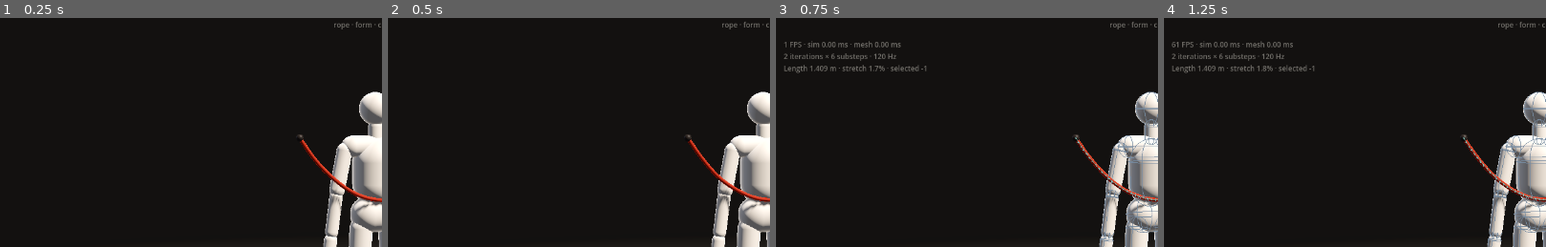
Above: before the commit, frames 1-4 (left to right).
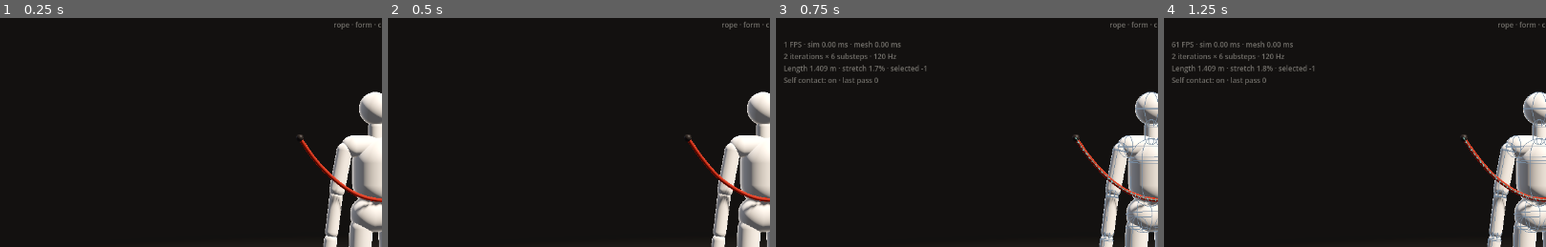
Above: after the commit, the same moments.

Repository: YoungSx/musubi
Game: Godot game, scene res://scenes/main/main.tscn
Same seed, same stepped clock (60 frames per second), same inputs: the game is played once before the commit and once after it.
Inputs:
- Up to frame 1 (0.25 s): no input
- Up to frame 2 (0.5 s): no input
- Up to frame 3 (0.75 s): click "Debug" at 0.5 s
- Up to frame 4 (1.25 s): no input
The pictures show only the part of the screen within x 1-51%, y 4-54%; the shares and areas given below are measured in that part.

Frames 1-2 are identical in both runs. In frame 3, 0.2% of the frame differs, in the area x 2-27%, y 25-30%; in frame 4, 0.2%.

Commit message:
Add bounded rope self-contact with friction and legacy snapshot compatibility

Diff:
--- a/scripts/debug/rope_debug.gd
+++ b/scripts/debug/rope_debug.gd
@@ -105,7 +105,7 @@
 		_hud.set_diagnostics("%d FPS · sim %.2f ms · mesh %.2f ms\n%d iterations × %d substeps · %d Hz\nLength %.3f m · stretch %.1f%% · selected %d" % [
 			Engine.get_frames_per_second(), _rope.get_last_simulation_ms(), _rope.get_last_mesh_ms(),
 			_rope.config.solver_iterations, _rope.config.substeps, _rope.config.simulation_rate,
-			sim.get_length(), sim.get_max_segment_stretch() * 100.0, selected])
+			sim.get_length(), sim.get_max_segment_stretch() * 100.0, selected] + "\nSelf contact: %s · last pass %d" % ["on" if sim.is_self_collision_enabled() else "off", sim.get_self_contact_count()])
 
 
 func _build_obstacles(mannequin: Mannequin) -> void:
--- a/scripts/rope/rope_config.gd
+++ b/scripts/rope/rope_config.gd
@@ -24,6 +24,8 @@
 @export_range(1, 8, 1) var collision_iterations: int = 1
 ## Fraction of tangential velocity removed when a particle contacts a surface.
 @export_range(0.0, 1.0, 0.01) var friction: float = 0.18
+@export var self_collision_enabled: bool = true
+@export_range(0.0, 1.0, 0.01) var self_friction: float = 0.18
 @export_range(30, 480, 1, "suffix:Hz") var simulation_rate: int = 120
 ## Upper bound on simulation steps per physics tick, so a long frame hitch
 ## slows the rope down instead of stalling the app.
--- /dev/null
+++ b/scripts/rope/rope_self_collision.gd
@@ -0,0 +1,120 @@
+class_name RopeSelfCollision
+extends RefCounted
+## Capsule-segment contacts within one rope. No nodes or physics-server state.
+## Sweep-and-prune bounds include the start of the substep. Bounded conservative
+## advancement catches crossings between separated end positions; it is not a
+## guarantee for arbitrary deformation, impossible pins or dense knot topology.
+
+const SKIN := 0.00002
+const SWEEP_STEPS := 16
+var _minimum := PackedVector3Array()
+var _maximum := PackedVector3Array()
+var _order := PackedInt32Array()
+var contacts := 0
+var candidates := 0
+
+
+func solve(p: PackedVector3Array, previous: PackedVector3Array, mass: PackedFloat32Array,
+		start: PackedVector3Array, radius: float, rest: float, friction: float) -> void:
+	contacts = 0
+	candidates = 0
+	var count := p.size() - 1
+	_minimum.resize(count)
+	_maximum.resize(count)
+	_order.resize(count)
+	var diameter := radius * 2.0 + SKIN
+	# Nearby material belongs to the same continuous tube. At fine resolution,
+	# exclude enough neighbors to avoid inflating a straight rope against itself.
+	var excluded := maxi(1, ceili(diameter / rest))
+	for i in count:
+		_minimum[i] = p[i].min(p[i + 1]).min(start[i]).min(start[i + 1]) - Vector3.ONE * radius
+		_maximum[i] = p[i].max(p[i + 1]).max(start[i]).max(start[i + 1]) + Vector3.ONE * (radius + SKIN)
+		_order[i] = i
+		var k := i
+		while k > 0 and _minimum[_order[k - 1]].x > _minimum[i].x:
+			_order[k] = _order[k - 1]
+			k -= 1
+		_order[k] = i
+	for a in count:
+		var i := _order[a]
+		for b in range(a + 1, count):
+			var j := _order[b]
+			if _minimum[j].x > _maximum[i].x:
+				break
+			if absi(i - j) <= excluded:
+				continue
+			if _minimum[j].y > _maximum[i].y or _maximum[j].y < _minimum[i].y or _minimum[j].z > _maximum[i].z or _maximum[j].z < _minimum[i].z:
+				continue
+			candidates += 1
+			_solve_pair(p, previous, mass, start, mini(i, j), maxi(i, j), diameter, friction)
+	# Corrections can create additional pairs outside cached bounds. The next
+	# solver iteration rebuilds bounds, rather than trusting a persistent cache.
+
+
+func _solve_pair(p: PackedVector3Array, previous: PackedVector3Array, mass: PackedFloat32Array,
+		start: PackedVector3Array, i: int, j: int, diameter: float, friction: float) -> void:
+	var a := p[i]
+	var b := p[i + 1]
+	var c := p[j]
+	var d := p[j + 1]
+	var pair := Geometry3D.get_closest_points_between_segments(a, b, c, d)
+	var delta := pair[0] - pair[1]
+	var s := _parameter(pair[0], a, b)
+	var t := _parameter(pair[1], c, d)
+	var normal := delta.normalized()
+	# Use the first swept contact when present, preserving the incident side.
+	var speed := maxf(a.distance_to(start[i]), b.distance_to(start[i + 1])) + maxf(c.distance_to(start[j]), d.distance_to(start[j + 1]))
+	if speed > diameter * 0.25:
+		var time := 0.0
+		for sample in SWEEP_STEPS:
+			var sa := start[i].lerp(a, time)
+			var sb := start[i + 1].lerp(b, time)
+			var sc := start[j].lerp(c, time)
+			var sd := start[j + 1].lerp(d, time)
+			var swept := Geometry3D.get_closest_points_between_segments(sa, sb, sc, sd)
+			var separation := swept[0] - swept[1]
+			var gap := separation.length() - diameter
+			if gap <= SKIN:
+				if separation.length_squared() > 1e-16:
+					normal = separation.normalized()
+					s = _parameter(swept[0], sa, sb)
+					t = _parameter(swept[1], sc, sd)
+				break
+			time += gap / speed
+			if time > 1.0:
+				break
+	if normal.length_squared() < 0.5:
+		var old_delta := start[i].lerp(start[i + 1], s) - start[j].lerp(start[j + 1], t)
+		normal = old_delta.normalized()
+		if normal.length_squared() < 0.5:
+			normal = (b - a).cross(d - c).normalized()
+		if normal.length_squared() < 0.5:
+			var axis := (b - a).normalized()
+			normal = axis.cross(Vector3.UP if absf(axis.y) < 0.9 else Vector3.RIGHT).normalized()
+		if normal.length_squared() < 0.5:
+			normal = Vector3.UP
+	var depth := diameter - (a.lerp(b, s) - c.lerp(d, t)).dot(normal)
+	if depth <= 0.0:
+		return
+	var weights := Vector4(1.0 - s, s, -(1.0 - t), -t)
+	var inverse := Vector4(mass[i], mass[i + 1], mass[j], mass[j + 1])
+	var denominator := weights.dot(weights * inverse)
+	if denominator < 1e-10:
+		return
+	contacts += 1
+	var relative := (a - previous[i]) * weights.x + (b - previous[i + 1]) * weights.y + (c - previous[j]) * weights.z + (d - previous[j + 1]) * weights.w
+	var inward := minf(relative.dot(normal), 0.0)
+	var tangent := relative - normal * relative.dot(normal)
+	# Coulomb-style bound on tangential displacement; no friction in free flight.
+	var removed := normal * inward + tangent.limit_length(friction * maxf(depth, -inward))
+	for k in 4:
+		var index := i + k if k < 2 else j + k - 2
+		var factor := weights[k] * inverse[k] / denominator
+		var correction := normal * depth * factor
+		p[index] += correction
+		previous[index] += correction + removed * factor
+
+
+static func _parameter(point: Vector3, a: Vector3, b: Vector3) -> float:
+	var length_squared := a.distance_squared_to(b)
+	return clampf((point - a).dot(b - a) / length_squared, 0.0, 1.0) if length_squared > 1e-16 else 0.0
--- a/scripts/rope/rope_simulation.gd
+++ b/scripts/rope/rope_simulation.gd
@@ -16,6 +16,7 @@
 var _lambdas := PackedFloat32Array()
 var _last_substep := 0.0
 var _collision: RopeCollision
+var _self_collision := RopeSelfCollision.new()
 var _drag_index := -1
 var _drag_target := Vector3.ZERO
 var _drag_lambda := Vector3.ZERO
@@ -42,6 +43,7 @@
 	var alpha := _config.stretch_compliance / (h * h)
 	var sweep := 0
 	for substep in _config.substeps:
+		var start := _positions.duplicate() if _config.self_collision_enabled else PackedVector3Array()
 		_integrate(h)
 		_lambdas.fill(0.0)
 		_drag_lambda = Vector3.ZERO
@@ -49,6 +51,8 @@
 			_solve_drag(h)
 			# Alternating sweep direction avoids a bias toward one end.
 			_solve_distances(alpha, sweep % 2 == 1)
+			if _config.self_collision_enabled:
+				_self_collision.solve(_positions, _previous, _inverse_mass, start, _config.radius, _config.get_rest_length(), _config.self_friction)
 			if _collision != null:
 				for contact_pass in _config.collision_iterations:
 					_collision.solve(_positions, _previous, _inverse_mass, _config.radius, _config.friction)
@@ -58,6 +62,15 @@
 
 func set_collision(collision: RopeCollision) -> void:
 	_collision = collision
+
+
+func is_self_collision_enabled() -> bool:
+	return _config.self_collision_enabled
+
+
+## Contacts resolved in the most recent constraint pass (not unique contacts).
+func get_self_contact_count() -> int:
+	return _self_collision.contacts if _config.self_collision_enabled else 0
 
 
 func capture_state() -> Dictionary:
--- a/scripts/rope/rope_state.gd
+++ b/scripts/rope/rope_state.gd
@@ -3,7 +3,7 @@
 ## Versioned JSON data only. Scene transforms and collision configuration are
 ## owned by the application and must be reattached after restoring a simulation.
 
-const VERSION := 1
+const VERSION := 2
 const CONFIG_RANGES := {
 	"length": Vector2(0.1, 10.0), "segment_count": Vector2(2, 256),
 	"radius": Vector2(0.002, 0.05), "damping": Vector2(0, 20),
@@ -12,6 +12,7 @@
 	"friction": Vector2(0, 1), "simulation_rate": Vector2(30, 480),
 	"max_steps_per_tick": Vector2(1, 16), "drag_compliance": Vector2(0.00001, 0.01),
 	"drag_speed": Vector2(0.1, 5),
+	"self_friction": Vector2(0, 1),
 }
 
 
@@ -21,6 +22,7 @@
 	for key in CONFIG_RANGES:
 		parameters[key] = config.get(key)
 	parameters["gravity"] = _vector(config.gravity)
+	parameters["self_collision_enabled"] = config.self_collision_enabled
 	var points: Array = []
 	var history: Array = []
 	for i in positions.size():
@@ -33,13 +35,18 @@
 
 ## Validate before allocating a simulation; malformed payloads return empty.
 static func decode(data: Dictionary) -> Dictionary:
-	if not _number(data.get("version")) or data.version != VERSION:
+	if not _number(data.get("version")) or (data.version != 1 and data.version != VERSION):
 		return {}
 	if not data.get("config") is Dictionary:
 		return {}
 	var config := RopeConfig.new()
+	# Old files retain their original simulation behavior on load.
+	var enabled: Variant = data.config.get("self_collision_enabled", false if data.version == 1 else null)
+	if not enabled is bool:
+		return {}
+	config.self_collision_enabled = enabled
 	for key in CONFIG_RANGES:
-		var value: Variant = data.config.get(key)
+		var value: Variant = data.config.get(key, 0.18 if key == "self_friction" and data.version == 1 else null)
 		var limits: Vector2 = CONFIG_RANGES[key]
 		if not _number(value) or value < limits.x - 1e-9 or value > limits.y + 1e-9:
 			return {}
--- /dev/null
+++ b/tests/fixtures/self_collision_fixture.gd
@@ -0,0 +1,30 @@
+class_name SelfCollisionFixture
+extends RefCounted
+## Uniformly sampled open figure-eight, with a close over/under crossing.
+
+static func points(count: int = 48) -> PackedVector3Array:
+	var dense := PackedVector3Array()
+	var arc := PackedFloat32Array([0.0])
+	for i in 1001:
+		var angle := lerpf(-0.5, TAU - 0.8, float(i) / 1000.0)
+		dense.append(Vector3(0.35 * sin(angle), 1.1 + 0.25 * sin(2.0 * angle), 0.018 * cos(angle)))
+		if i > 0:
+			arc.append(arc[-1] + dense[i].distance_to(dense[i - 1]))
+	var result := PackedVector3Array()
+	var cursor := 1
+	for i in count + 1:
+		var distance := arc[-1] * float(i) / float(count)
+		while cursor < arc.size() - 1 and arc[cursor] < distance:
+			cursor += 1
+		result.append(dense[cursor - 1].lerp(dense[cursor], (distance - arc[cursor - 1]) / (arc[cursor] - arc[cursor - 1])))
+	return result
+
+
+static func clearance(points: PackedVector3Array, config: RopeConfig) -> float:
+	var excluded := maxi(1, ceili((config.radius * 2 + RopeSelfCollision.SKIN) / config.get_rest_length()))
+	var result := INF
+	for i in points.size() - 1:
+		for j in range(i + excluded + 1, points.size() - 1):
+			var pair := Geometry3D.get_closest_points_between_segments(points[i], points[i + 1], points[j], points[j + 1])
+			result = minf(result, pair[0].distance_to(pair[1]))
+	return result
--- a/tests/run_tests.gd
+++ b/tests/run_tests.gd
@@ -14,6 +14,7 @@
 	"res://tests/unit/test_rope_simulation.gd",
 	"res://tests/unit/test_rope_renderer.gd",
 	"res://tests/unit/test_rope_collision.gd",
+	"res://tests/unit/test_rope_self_collision.gd",
 	"res://tests/unit/test_rope_drag.gd",
 	"res://tests/unit/test_rope_interaction.gd",
 	"res://tests/unit/test_rope_debug.gd",
--- /dev/null
+++ b/tests/unit/test_rope_self_collision.gd
@@ -0,0 +1,138 @@
+extends TestCase
+
+
+func test_segment_interiors_separate_with_endpoints_far_apart() -> void:
+	var points := _crossing(0.01)
+	var previous := points.duplicate()
+	var mass := PackedFloat32Array([1, 1, 0, 1, 1])
+	var solver := RopeSelfCollision.new()
+	solver.solve(points, previous, mass, previous.duplicate(), 0.02, 0.5, 0.0)
+	assert_true(_gap(points) >= 0.0399, "interior capsules separate even though endpoints never touch")
+	assert_true(solver.contacts > 0, "contact recorded")
+	assert_true(points[2] == Vector3(2, 2, 2), "unrelated fixed point preserved")
+
+
+func test_pins_and_symmetric_response() -> void:
+	var points := _crossing(0.01)
+	var original := points.duplicate()
+	var history := points.duplicate()
+	RopeSelfCollision.new().solve(points, history, PackedFloat32Array([0, 0, 0, 1, 1]), original, 0.02, 0.5, 0.0)
+	assert_eq(points[0], original[0], "first pin stays exact")
+	assert_eq(points[1], original[1], "second pin stays exact")
+	assert_true(_gap(points) >= 0.0399, "movable strand receives full correction")
+	points = _crossing(0.01)
+	history = points.duplicate()
+	RopeSelfCollision.new().solve(points, history, PackedFloat32Array([1, 1, 0, 1, 1]), original, 0.02, 0.5, 0.0)
+	var before_sum := original[0] + original[1] + original[3] + original[4]
+	assert_true((points[0] + points[1] + points[3] + points[4]).is_equal_approx(before_sum), "equal mass contact preserves center of mass")
+	assert_eq(points, history, "resting correction injects no velocity")
+
+
+func test_fast_crossing_preserves_incident_side() -> void:
+	var start := _crossing(0.2)
+	var points := _crossing(-0.2)
+	var previous := start.duplicate()
+	RopeSelfCollision.new().solve(points, previous, PackedFloat32Array([0, 0, 0, 1, 1]), start, 0.02, 0.5, 0.0)
+	assert_true(points[3].z >= 0.0399 and points[4].z >= 0.0399, "sweep catches separated end states on opposite sides")
+	assert_true((points[3] - previous[3]).z >= -0.00001, "inward relative velocity removed")
+
+
+func test_degenerate_contacts_are_finite_and_repeatable() -> void:
+	for points in [_crossing(0.0), PackedVector3Array([Vector3.ZERO, Vector3.ZERO, Vector3(2, 2, 2), Vector3.ZERO, Vector3.ZERO])]:
+		var a: PackedVector3Array = points.duplicate()
+		var b: PackedVector3Array = points.duplicate()
+		var masses := PackedFloat32Array([1, 1, 0, 1, 1])
+		RopeSelfCollision.new().solve(a, points.duplicate(), masses, points, 0.02, 0.5, 0.18)
+		RopeSelfCollision.new().solve(b, points.duplicate(), masses, points, 0.02, 0.5, 0.18)
+		assert_eq(a, b, "zero-distance fallback is deterministic")
+		for p in a:
+			assert_true(p.is_finite(), "degenerate contact stays finite")
+
+
+func test_adjacent_material_and_free_flight_unchanged() -> void:
+	var points := PackedVector3Array()
+	var masses := PackedFloat32Array()
+	for i in 16:
+		points.append(Vector3(i * 0.01, 0, 0))
+		masses.append(1.0)
+	var original := points.duplicate()
+	RopeSelfCollision.new().solve(points, points.duplicate(), masses, original, 0.02, 0.01, 0.18)
+	assert_eq(points, original, "fine straight rope does not collide with local material")
+	points = _crossing(0.5)
+	original = points.duplicate()
+	RopeSelfCollision.new().solve(points, points.duplicate(), PackedFloat32Array([1, 1, 0, 1, 1]), original, 0.02, 0.5, 0.18)
+	assert_eq(points, original, "separated segments have no artificial forces")
+
+
+func test_self_friction_reduces_relative_slide() -> void:
+	var speeds: Array[float] = []
+	for friction in [0.0, 1.0]:
+		var points := _crossing(0.03)
+		var previous := points.duplicate()
+		previous[3].x -= 0.01
+		previous[4].x -= 0.01
+		RopeSelfCollision.new().solve(points, previous, PackedFloat32Array([0, 0, 0, 1, 1]), points.duplicate(), 0.02, 0.5, friction)
+		speeds.append(absf((points[3] - previous[3]).x))
+	assert_true(speeds[1] < speeds[0] * 0.1, "contact friction reduces sliding relative to fixed strand")
+
+
+func test_state_version_and_self_collision_options() -> void:
+	var config := RopeConfig.new()
+	var sim := RopeSimulation.new(config, RopeLayout.hanging(Vector3.ZERO, Vector3.RIGHT, config.length, config.segment_count))
+	var state := sim.capture_state()
+	assert_eq(state.version, 2, "new format records self contact settings")
+	assert_true(RopeSimulation.restore_state(state).capture_state().config.self_collision_enabled, "new files enable self collision")
+	var old := state.duplicate(true)
+	old.version = 1
+	old.config.erase("self_collision_enabled")
+	old.config.erase("self_friction")
+	assert_true(not RopeSimulation.restore_state(old).capture_state().config.self_collision_enabled, "legacy files preserve old simulation behavior")
+	for value in [null, 1, "true"]:
+		var invalid := state.duplicate(true)
+		invalid.config.self_collision_enabled = value
+		assert_true(RopeSimulation.restore_state(invalid) == null, "invalid flag rejected")
+
+
+func test_contacting_loop_snapshot_continues_deterministically() -> void:
+	var points := SelfCollisionFixture.points()
+	var config := RopeConfig.new()
+	config.gravity = Vector3.ZERO
+	config.radius = 0.02
+	config.length = RopeLayout.polyline_length(points)
+	var sim := RopeSimulation.new(config, points)
+	sim.pin(0, points[0])
+	sim.pin(config.segment_count, points[-1])
+	for step in 30:
+		sim.step(config.get_time_step())
+	var restored := RopeSimulation.restore_state(JSON.parse_string(JSON.stringify(sim.capture_state(), "", true, true)))
+	assert_true(restored != null, "contacting loop restores from JSON")
+	if restored == null:
+		return
+	for step in 90:
+		sim.step(config.get_time_step())
+		restored.step(config.get_time_step())
+	assert_eq(restored.get_positions(), sim.get_positions(), "contact response has no hidden unsaved cache")
+	assert_true(SelfCollisionFixture.clearance(sim.get_positions(), config) >= config.radius * 1.95, "loop maintains full strand separation")
+	assert_true(sim.get_max_segment_stretch() < 0.02, "loop length stays bounded")
+
+
+func test_legacy_full_scene_loads_and_reset_enables_new_contacts() -> void:
+	var app := add_to_tree(load("res://scenes/main/main.tscn").instantiate()) as AppController
+	app.process_mode = Node.PROCESS_MODE_DISABLED
+	var state := MusubiSceneState.capture(app)
+	state.rope.simulation.version = 1
+	state.rope.simulation.config.erase("self_collision_enabled")
+	state.rope.simulation.config.erase("self_friction")
+	assert_true(MusubiSceneState.apply(app, state), "existing creation remains loadable")
+	assert_true(not app.rope.get_simulation().is_self_collision_enabled(), "legacy behavior preserved")
+	app.reset()
+	assert_true(app.rope.get_simulation().is_self_collision_enabled(), "Reset starts new default simulation")
+
+
+func _crossing(z: float) -> PackedVector3Array:
+	return PackedVector3Array([Vector3(-1, 0, 0), Vector3(1, 0, 0), Vector3(2, 2, 2), Vector3(0, -1, z), Vector3(0, 1, z)])
+
+
+func _gap(points: PackedVector3Array) -> float:
+	var pair := Geometry3D.get_closest_points_between_segments(points[0], points[1], points[3], points[4])
+	return pair[0].distance_to(pair[1])
--- /dev/null
+++ b/tools/verify_self_collision.gd
@@ -0,0 +1,73 @@
+extends SceneTree
+## Rendered figure-eight drag/release fixture and same-process timing comparison.
+var failures := 0
+
+func _initialize() -> void:
+	_run.call_deferred()
+
+
+func _run() -> void:
+	var args := OS.get_cmdline_user_args()
+	if args.is_empty():
+		quit(1)
+		return
+	var output := args[0]
+	var app := load("res://scenes/main/main.tscn").instantiate() as AppController
+	root.add_child(app)
+	app.rope.set_held(true)
+	app.mannequin.visible = false
+	app.rope.visible = false
+	var renderer := RopeRenderer.new()
+	renderer.material_override = load("res://assets/materials/rope.tres")
+	app.add_child(renderer)
+	var points := SelfCollisionFixture.points()
+	var config := RopeConfig.new()
+	config.length = RopeLayout.polyline_length(points)
+	config.gravity = Vector3.ZERO
+	config.radius = 0.02
+	config.damping = 6.0
+	var sim := RopeSimulation.new(config, points)
+	sim.pin(0, points[0])
+	sim.pin(config.segment_count, points[-1])
+	var worst_stretch := 0.0
+	var least_clearance := INF
+	for frame in 360:
+		if frame == 60:
+			sim.begin_drag(24)
+		if frame >= 60 and frame < 180:
+			sim.update_drag_target(points[24] + Vector3(0.06, 0.03, -0.08) * float(frame - 59) / 120.0)
+		if frame == 180:
+			sim.end_drag()
+		sim.step(config.get_time_step())
+		worst_stretch = maxf(worst_stretch, sim.get_max_segment_stretch())
+		if frame > 20:
+			least_clearance = minf(least_clearance, SelfCollisionFixture.clearance(sim.get_positions(), config))
+		if frame in [59, 179, 359]:
+			renderer.update_mesh(sim.get_positions(), config.radius)
+			await process_frame
+			await RenderingServer.frame_post_draw
+			root.get_texture().get_image().save_png(output.path_join("self-contact-%d.png" % frame))
+	print("Figure eight: min clearance=", least_clearance, " diameter=", 2 * config.radius, " worst stretch=", worst_stretch)
+	if least_clearance < config.radius * 1.9 or worst_stretch > 0.08:
+		failures += 1
+	for enabled in [false, true]:
+		var preset := load("res://data/rope/default_rope.tres").duplicate() as RopeConfig
+		preset.self_collision_enabled = enabled
+		var initial := RopeLayout.hanging(Vector3(0.55, 1.45, 0.12), Vector3(-0.55, 1.45, 0.12), preset.length, preset.segment_count)
+		var benchmark := RopeSimulation.new(preset, initial)
+		benchmark.pin(0, initial[0])
+		benchmark.pin(preset.segment_count, initial[-1])
+		var obstacles := RopeCollision.new()
+		obstacles.configure(load("res://data/mannequin/default_mannequin.tres"))
+		benchmark.set_collision(obstacles)
+		for warmup in 60:
+			benchmark.step(preset.get_time_step())
+		var timings: Array[float] = []
+		for frame in 240:
+			var start := Time.get_ticks_usec()
+			benchmark.step(preset.get_time_step())
+			timings.append(float(Time.get_ticks_usec() - start) / 1000.0)
+		timings.sort()
+		print("Default scene self_collision=", enabled, " median ms=", timings[120], " p95 ms=", timings[227])
+	print("Self collision smoke failures: ", failures)
+	quit(1 if failures else 0)
Not shown, added: scripts/rope/rope_self_collision.gd.uid
Not shown, added: tests/fixtures/self_collision_fixture.gd.uid
Not shown, added: tests/unit/test_rope_self_collision.gd.uid
Not shown, added: tools/verify_self_collision.gd.uid
Not shown, added: docs/rope-self-collision.md
